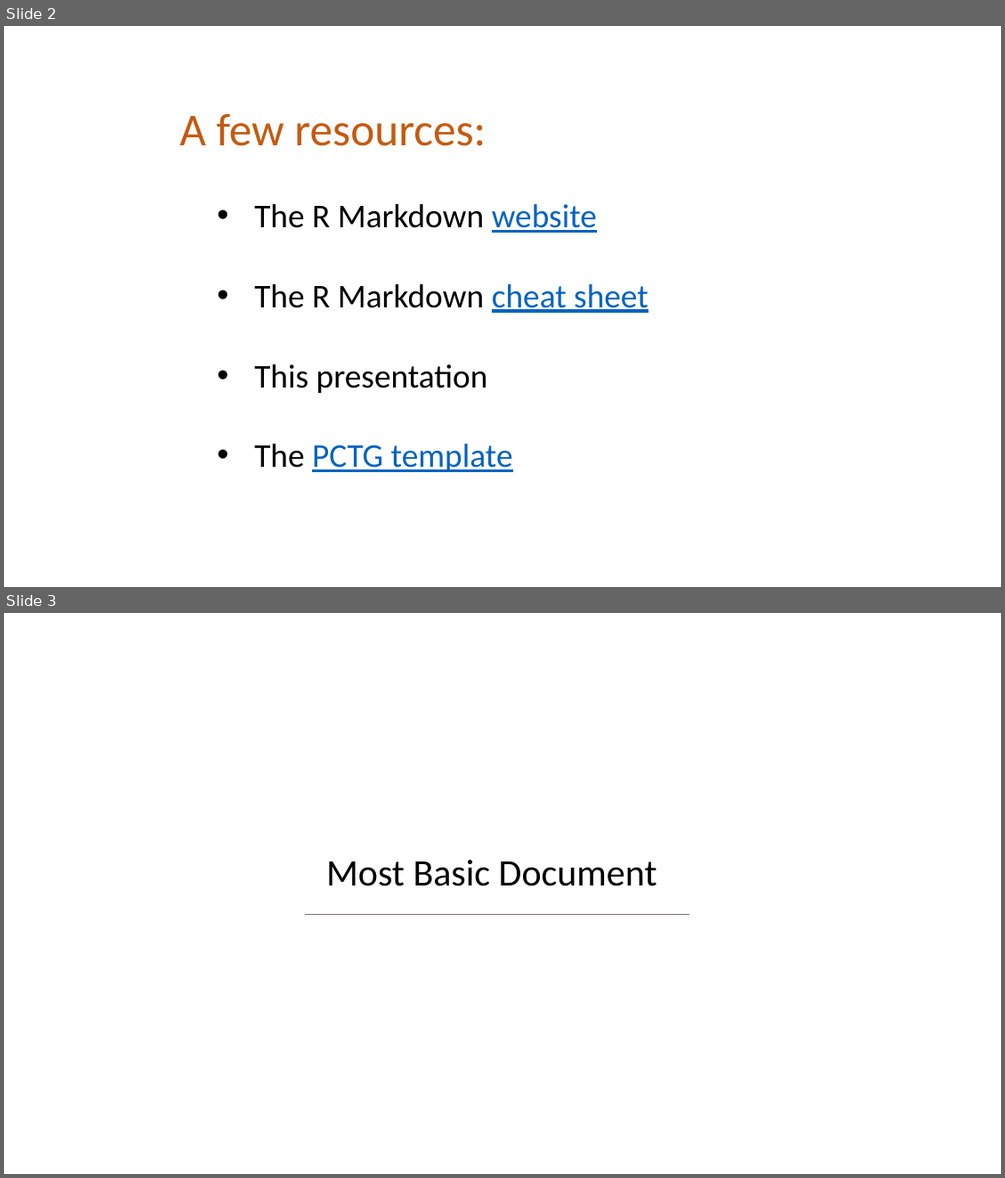
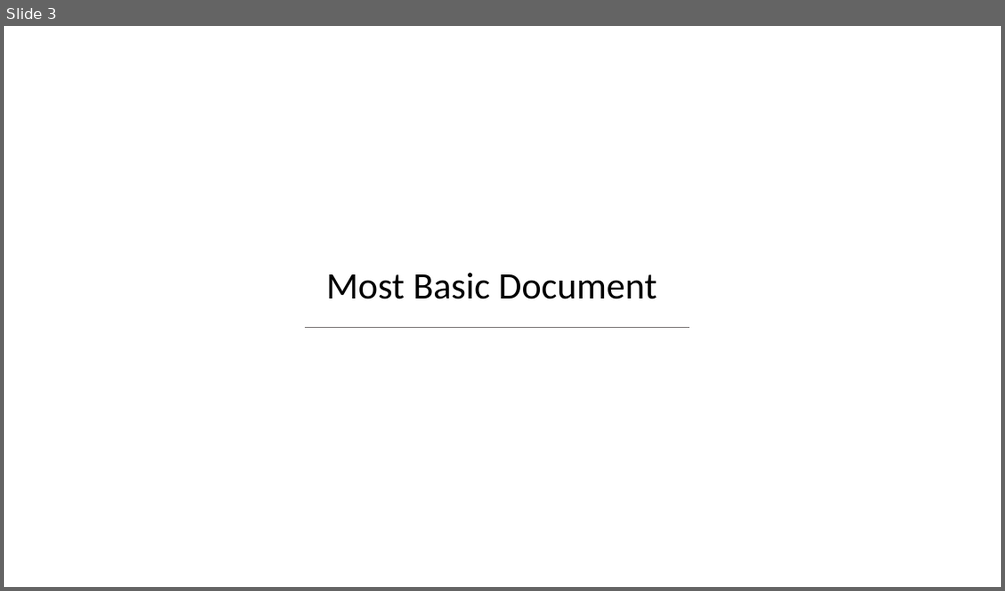
Before and after one commit to holtzy/Talk, a slide deck: 2018/Introduction_to_Rmarkdown.pptx. Shown one above the other, each under a label of ours: slides 2 and 3 before the commit, slide 3 after it. The pictures are 1005x1178 and 1005x591 pixels, drawn with LibreOffice and Linux fonts; fonts in the diff are those of the drawing; background and template pictures are left out. Boxes give left, top, right and bottom in pixels: in the first picture for what was removed or moved away, otherwise in the second. Text is boxed around its words. In the diff, an @@ line names an element or a change of style, - is before the commit and + after.

```diff
--- a/2018/Introduction_to_Rmarkdown.pptx
+++ b/2018/Introduction_to_Rmarkdown.pptx
@@ slide 2 removed at (4,26,1001,587), background #FFFFFF @@
@@ text removed at (179,114,648,472) @@
-A few resources:
-  • The R Markdown website
-  • The R Markdown cheat sheet
-  • This presentation
-  • The PCTG template
```
Also in this commit, not shown: 5 slides changed, 5 slides added.
